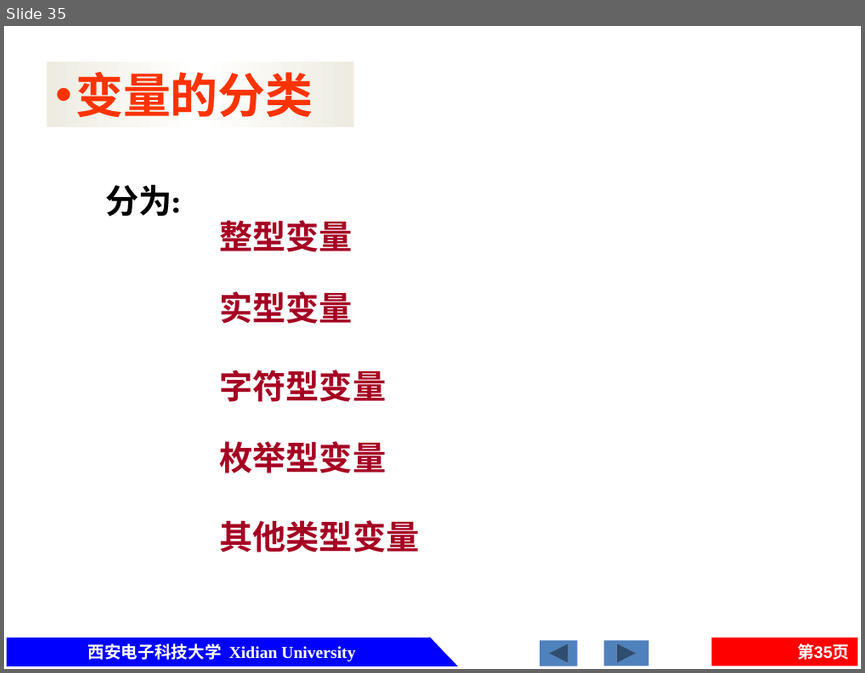
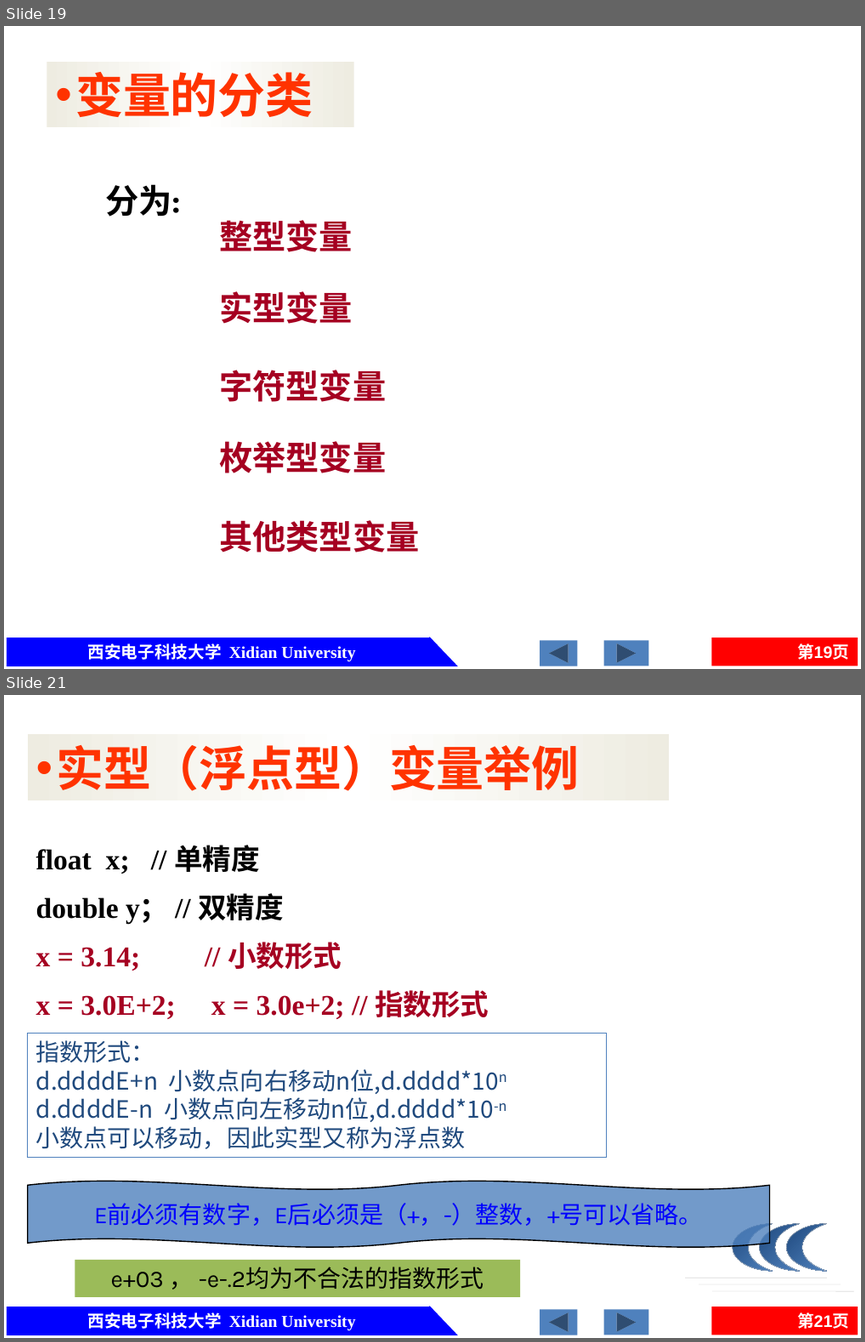
Before and after one commit to jtrfid/C-Repositories, a slide deck: 2016/C语言/课件/第2章 C的基本数据类型及运算.pptx. Shown one above the other, each under a label of ours: slide 35 before the commit, slides 19 and 21 after it; the slides between them are not shown. The pictures are 865x673 and 865x1342 pixels, drawn with LibreOffice and Linux fonts; fonts in the diff are those of the drawing. Boxes give left, top, right and bottom in pixels: in the first picture for what was removed or moved away, otherwise in the second. Text is boxed around its words. In the diff, an @@ line names an element or a change of style, - is before the commit and + after.

```diff
--- a/2016/C语言/课件/第2章 C的基本数据类型及运算.pptx
+++ b/2016/C语言/课件/第2章 C的基本数据类型及运算.pptx
@@ slide 21 added at [4,695,861,1338], background #FFFFFF; not listed: 6 template elements that a slide beside it also shows @@
@@ rectangle added at [28,734,669,800], fill gradient #EEECE1 to #FFFFFF, 40 pt, text #FF3300, bold @@
+• 实型（浮点型）变量举例
@@ text added at [36,845,488,1019], 24 pt, text #A50021, bold @@
+float x; // 单精度
+double y； // 双精度
+x = 3.14; // 小数形式
+x = 3.0E+2; x = 3.0e+2; // 指数形式
@@ rectangle added at [28,1033,608,1157], outline #4F81BD 0.75 pt, 20 pt, text #1F497D @@
+指数形式：
+d.ddddE+n 小数点向右移动n位,d.dddd*10n
+d.ddddE-n 小数点向左移动n位,d.dddd*10-n
+小数点可以移动，因此实型又称为浮点数
@@ double wave added at [28,1181,770,1247], fill #4F81BD at 80% opacity, outline #000000 1 pt, 20 pt, text #0000FF @@
+E前必须有数字，E后必须是（+，-）整数，+号可以省略。
@@ rectangle added at [75,1259,521,1297], fill #9BBB59, 20 pt, text #000000 @@
+e+03 ， -e-.2均为不合法的指数形式
@@ group added at [685,1224,854,1291]: 3 moons, 3 lines @@
@@ what was slide 35 is now slide 19 @@
@@ page number at [797,643,849,659]: text changed @@
-第35页
+第19页
```
Also in this commit, not shown: 4 slides changed, 1 other slide added, 12 slides removed.
